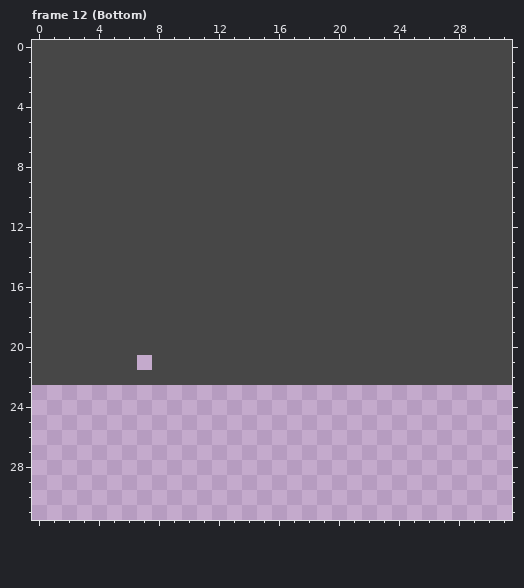
One commit to this pixel-art file: dots/Aseprite drawings/MTRTileSheet.aseprite. Above: the version before the commit.
32x32 pixels, 12 frames. Shown: frame 12 (Bottom).
New version:
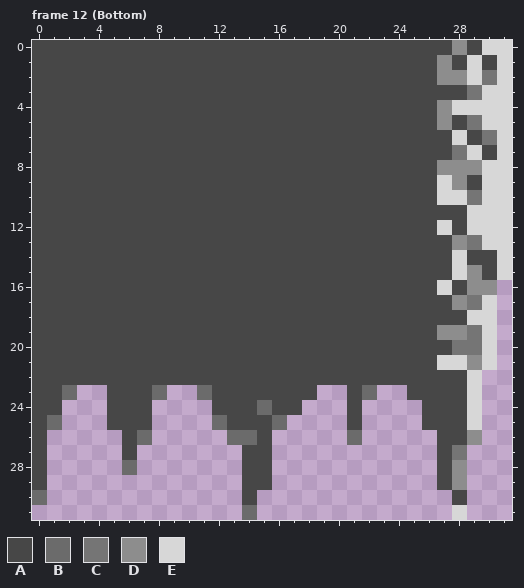
Palette (. is transparent): A #474747  B #6b6b6b  C #757575  D #8d8d8d  E #d7d7d7
Diff:
Frame 12 (Bottom):
Colour A is added in row 21 at x 7; in row 23 at x 0 to 1, 5 to 7, 12 to 18, 21 and 25 to 28; in row 24 at x 0 to 1, 5 to 7, 12 to 14, 16 to 17, 21 and 26 to 28; in row 25 at x 0, 5 to 7, 13 to 15, 21 and 26 to 28; in row 26 at x 0, 6, 15 and 27 to 28; in row 27 at x 0, 6, 14 to 15 and 27.
Colour A is added in rows 28 to 29 at x 0, 14 to 15 and 27; in row 30 at x 14 and 28.
Colour B is added in row 23 at x 2, 8, 11 and 22; in row 24 at x 15; in row 25 at x 1, 12 and 16; in row 26 at x 7, 13 to 14 and 21; in row 28 at x 6; in row 30 at x 0.
Colour B is added in row 31 at x 14.
Colour C is added in row 27 at x 28.
Colour C replaces colour A in row 2 at x 30; in row 3 at x 29; in row 5 at x 29; in row 6 at x 30; in row 7 at x 28; in row 10 at x 29.
Colour C replaces colour A in row 13 at x 29; in row 17 at x 29; in row 19 at x 29; in row 20 at x 28 to 29.
Colour D is added in row 26 at x 29; in rows 28 to 29 at x 28.
Colour D replaces colour A in row 0 at x 28; in row 1 at x 27; in row 2 at x 27 to 28; in rows 4 to 5 at x 27; in row 8 at x 27 to 29; in row 9 at x 28.
Colour D replaces colour A in row 13 at x 28; in row 15 at x 29; in row 16 at x 29 to 30; in row 17 at x 28; in row 19 at x 27 to 28; in row 21 at x 29.
Colour E is added in rows 23 to 25 at x 29; in row 31 at x 28.
Colour E replaces colour A in row 0 at x 30 to 31; in rows 1 to 2 at x 29 and 31; in row 3 at x 30 to 31; in row 4 at x 28 to 31; in row 5 at x 30 to 31; in row 6 at x 28 and 31.
Colour E replaces colour A in row 7 at x 29 and 31; in row 8 at x 30 to 31; in row 9 at x 27 and 30 to 31; in row 10 at x 27 to 28 and 30 to 31; in row 11 at x 29 to 31; in row 12 at x 27 and 29 to 31.
Colour E replaces colour A in row 13 at x 30 to 31; in rows 14 to 15 at x 28 and 31; in row 16 at x 27; in row 17 at x 30; in row 18 at x 29 to 30; in rows 19 to 20 at x 30.
Colour E replaces colour A in row 21 at x 27 to 28 and 30; in row 22 at x 29.
The author cleared colour A in rows 16 to 21 at x 31; in row 22 at x 30 to 31.
